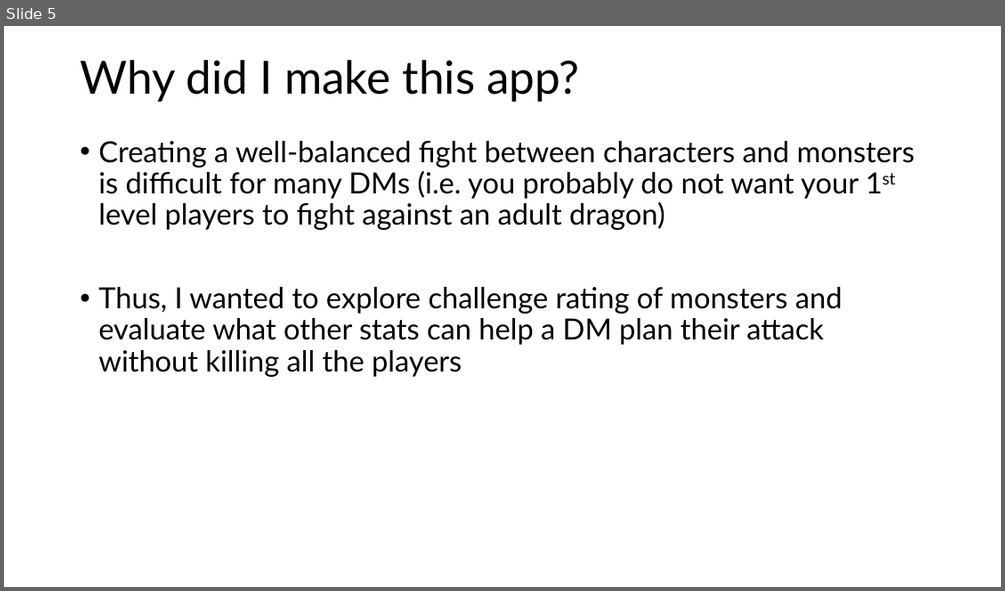
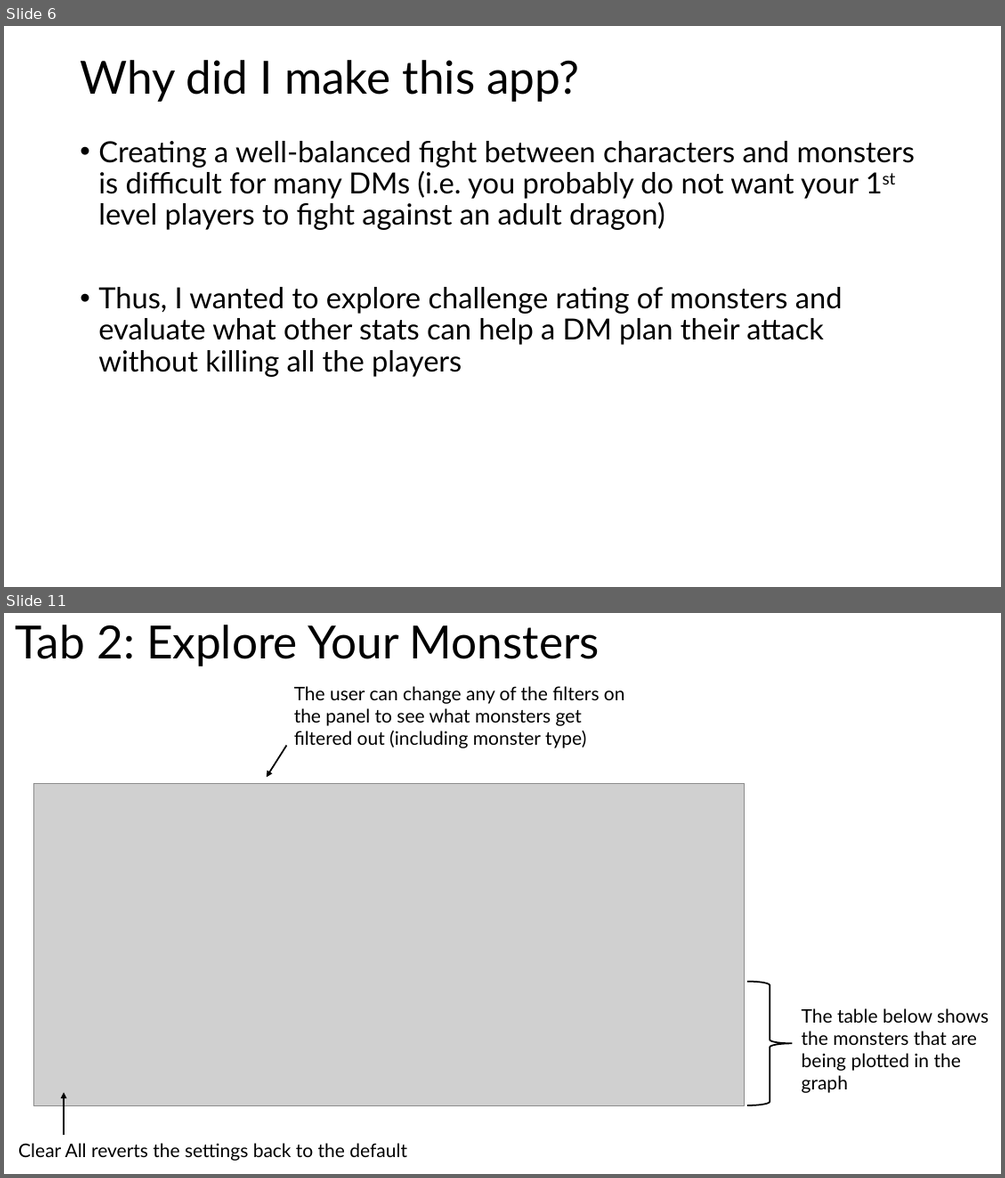
Before and after one commit to odelmas-sci/824-final, a slide deck: Monsters of Dungeons and Dragons.pptx. Shown one above the other, each under a label of ours: slide 5 before the commit, slides 6 and 11 after it; the slides between them are not shown. The pictures are 1005x591 and 1005x1178 pixels, drawn with LibreOffice and Linux fonts; fonts in the diff are those of the drawing; grey boxes stand for pictures. Boxes give left, top, right and bottom in pixels: in the first picture for what was removed or moved away, otherwise in the second. Text is boxed around its words. In the diff, an @@ line names an element or a change of style, - is before the commit and + after.

```diff
--- a/Monsters of Dungeons and Dragons.pptx
+++ b/Monsters of Dungeons and Dragons.pptx
@@ slide 11 added at bbox=[4, 613, 1001, 1174], background #FFFFFF @@
@@ title added at bbox=[15, 625, 599, 666], 44 pt, text #000000 @@
+Tab 2: Explore Your Monsters
@@ text added at bbox=[294, 686, 625, 748], 18 pt, text #000000 @@
+The user can change any of the filters on the panel to see what monsters get filtered out (including monster type)
@@ arrow added from (287, 746) to (267, 777), #000000 1.5 pt @@
@@ picture added at bbox=[34, 784, 744, 1106] @@
@@ right brace added at bbox=[747, 981, 793, 1105], outline #000000 1.5 pt @@
@@ text added at bbox=[801, 1008, 988, 1093], 18 pt, text #000000 @@
+The table below shows the monsters that are being plotted in the graph
@@ arrow added from (64, 1135) to (64, 1093), #000000 1.5 pt @@
@@ text added at bbox=[18, 1143, 407, 1160], 18 pt, text #000000 @@
+Clear All reverts the settings back to the default
@@ what was slide 5 is now slide 6 @@
```
Also in this commit, not shown: 11 slides changed, 5 other slides added, 2 slides removed, 1 other file.
